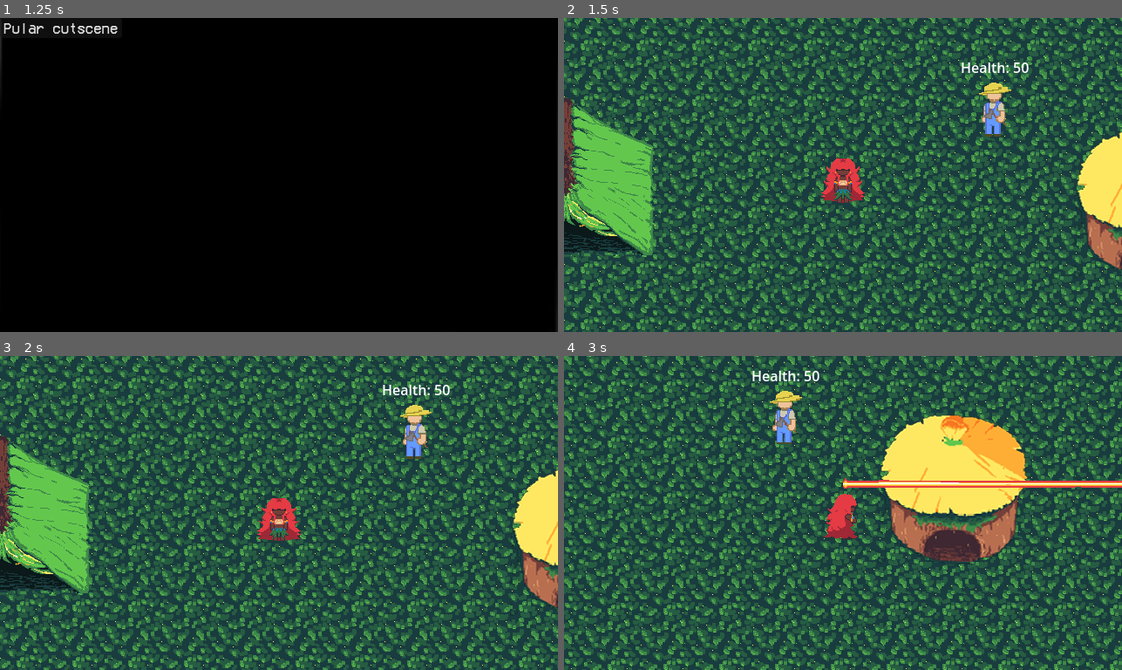
Above: before the commit, frames 1-4 (two rows, left to right).
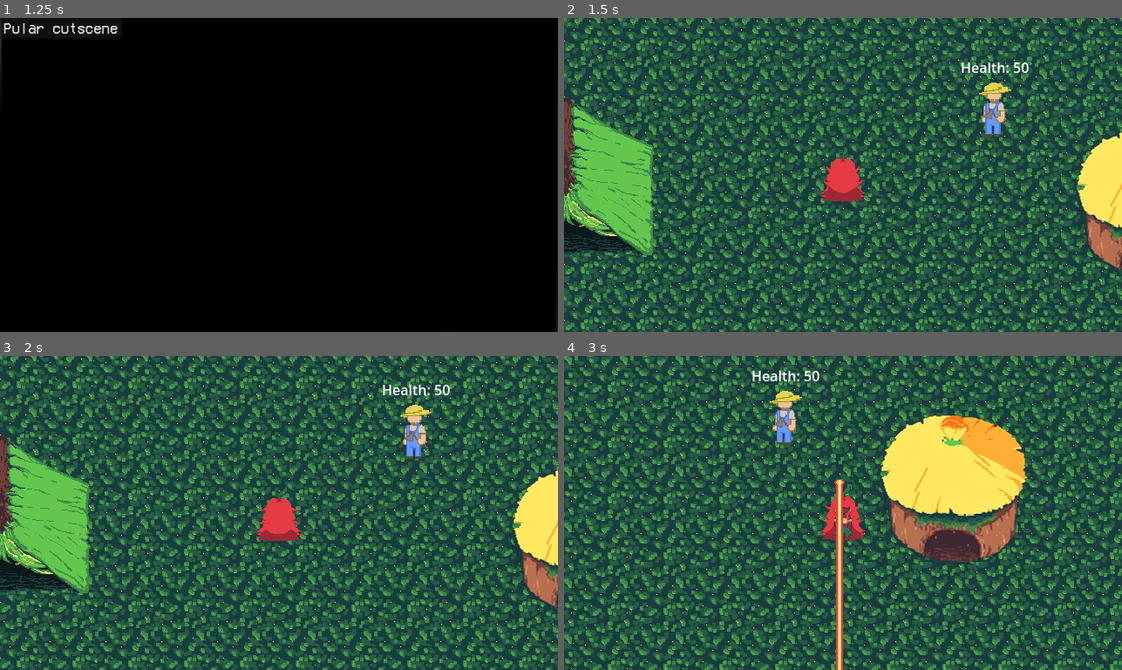
Above: after the commit, the same moments.

Repository: SamuelMTL/AmazonProject
Game: Godot game, scene res://scenes/MainMenuScene/MainMenu.tscn
Same seed, same stepped clock (60 frames per second), same inputs: the game is played once before the commit and once after it. Sound files missing from this copy of the repository are replaced by a short silence.
Inputs (mouse positions are in pixels of both pictures, inside the frame that each line leads up to):
- Up to frame 1 (1.25 s): click "Play" at 0.5 s
- Up to frame 2 (1.5 s): click "Pular cutscene" at 1.25 s
- Up to frame 3 (2 s): no input
- Up to frame 4 (3 s): move the mouse to (965, 497) at 2.02 s; hold Right (ui_right) 2.03-2.78 s; click (965, 497) at 2.1 s; move the mouse to (731, 528) at 2.77 s; hold Down (ui_down) from 2.78 s (still down); tap R (BoitataPower) at 2.85 s

Frame 1 is identical in both runs. In frame 2, 0.3% of the frame differs, in the area x 46-54%, y 48-59%; in frame 3, 0.3%; in frame 4, 2.2%, in the area x 46-100%, y 38-100%.

Commit message:
Animaiton tree working for run and idle

Diff:
--- a/amazonproject/Components/PlayerComponent/Jogador.tscn
+++ b/amazonproject/Components/PlayerComponent/Jogador.tscn
@@ -1,10 +1,12 @@
-[gd_scene load_steps=62 format=3 uid="uid://dcnpjpoqff5ms"]
+[gd_scene load_steps=86 format=3 uid="uid://dcnpjpoqff5ms"]
 
 [ext_resource type="Script" uid="uid://cleou08us5pwg" path="res://Components/PlayerComponent/jogador.gd" id="1_ivn2g"]
 [ext_resource type="Texture2D" uid="uid://cek0bdnfikeu5" path="res://assets/Caipora/CaiporaSpriteSheetAttack.png" id="1_k8qog"]
 [ext_resource type="Texture2D" uid="uid://2xxnc471fxsi" path="res://assets/Caipora/CaiporaSpriteSheetIdle.png" id="2_ivn2g"]
 [ext_resource type="Texture2D" uid="uid://b4j73yu74vjix" path="res://assets/Caipora/CaiporaSpriteSheetWalking.png" id="3_yhkxk"]
 [ext_resource type="Script" uid="uid://bem0xd4uw1g6g" path="res://Components/PlayerComponent/melee_attack_area.gd" id="5_yhkxk"]
+[ext_resource type="Script" uid="uid://djb7gwnbaiqhb" path="res://Components/PlayerComponent/player_animation_tree.gd" id="6_rl5ka"]
+[ext_resource type="AnimationNodeBlendSpace2D" uid="uid://jwgv8egywjbs" path="res://assets/Caipora/WalkingAnimation.tres" id="6_xqhm8"]
 
 [sub_resource type="AtlasTexture" id="AtlasTexture_7t6un"]
 atlas = ExtResource("1_k8qog")
@@ -444,12 +446,419 @@
 radius = 13.0
 height = 32.0
 
+[sub_resource type="Animation" id="Animation_xqhm8"]
+resource_name = "DownIdle"
+length = 0.1372
+loop_mode = 1
+tracks/0/type = "value"
+tracks/0/imported = false
+tracks/0/enabled = true
+tracks/0/path = NodePath("AnimatedSprite2D:animation")
+tracks/0/interp = 1
+tracks/0/loop_wrap = true
+tracks/0/keys = {
+"times": PackedFloat32Array(0),
+"transitions": PackedFloat32Array(1),
+"update": 1,
+"values": [&"DownIdle"]
+}
+tracks/1/type = "value"
+tracks/1/imported = false
+tracks/1/enabled = true
+tracks/1/path = NodePath("AnimatedSprite2D:frame")
+tracks/1/interp = 1
+tracks/1/loop_wrap = true
+tracks/1/keys = {
+"times": PackedFloat32Array(0, 0.0333333, 0.0666667, 0.1, 0.133333),
+"transitions": PackedFloat32Array(1, 1, 1, 1, 1),
+"update": 1,
+"values": [0, 1, 2, 3, 4]
+}
+
+[sub_resource type="Animation" id="Animation_rf7yw"]
+resource_name = "LeftIdle"
+length = 0.1372
+loop_mode = 1
+tracks/0/type = "value"
+tracks/0/imported = false
+tracks/0/enabled = true
+tracks/0/path = NodePath("AnimatedSprite2D:animation")
+tracks/0/interp = 1
+tracks/0/loop_wrap = true
+tracks/0/keys = {
+"times": PackedFloat32Array(0),
+"transitions": PackedFloat32Array(1),
+"update": 1,
+"values": [&"LeftIdle"]
+}
+tracks/1/type = "value"
+tracks/1/imported = false
+tracks/1/enabled = true
+tracks/1/path = NodePath("AnimatedSprite2D:frame")
+tracks/1/interp = 1
+tracks/1/loop_wrap = true
+tracks/1/keys = {
+"times": PackedFloat32Array(0, 0.0333333, 0.0666667, 0.1, 0.133333),
+"transitions": PackedFloat32Array(1, 1, 1, 1, 1),
+"update": 1,
+"values": [0, 1, 2, 3, 4]
+}
+
+[sub_resource type="Animation" id="Animation_rx686"]
+resource_name = "RightIdle"
+length = 0.1372
+loop_mode = 1
+tracks/0/type = "value"
+tracks/0/imported = false
+tracks/0/enabled = true
+tracks/0/path = NodePath("AnimatedSprite2D:animation")
+tracks/0/interp = 1
+tracks/0/loop_wrap = true
+tracks/0/keys = {
+"times": PackedFloat32Array(0),
+"transitions": PackedFloat32Array(1),
+"update": 1,
+"values": [&"RightIdle"]
+}
+tracks/1/type = "value"
+tracks/1/imported = false
+tracks/1/enabled = true
+tracks/1/path = NodePath("AnimatedSprite2D:frame")
+tracks/1/interp = 1
+tracks/1/loop_wrap = true
+tracks/1/keys = {
+"times": PackedFloat32Array(0, 0.0333333, 0.0666667, 0.1, 0.133333),
+"transitions": PackedFloat32Array(1, 1, 1, 1, 1),
+"update": 1,
+"values": [0, 1, 2, 3, 4]
+}
+
+[sub_resource type="Animation" id="Animation_d7yj0"]
+resource_name = "UpIdle"
+length = 0.1372
+loop_mode = 1
+tracks/0/type = "value"
+tracks/0/imported = false
+tracks/0/enabled = true
+tracks/0/path = NodePath("AnimatedSprite2D:animation")
+tracks/0/interp = 1
+tracks/0/loop_wrap = true
+tracks/0/keys = {
+"times": PackedFloat32Array(0),
+"transitions": PackedFloat32Array(1),
+"update": 1,
+"values": [&"UpIdle"]
+}
+tracks/1/type = "value"
+tracks/1/imported = false
+tracks/1/enabled = true
+tracks/1/path = NodePath("AnimatedSprite2D:frame")
+tracks/1/interp = 1
+tracks/1/loop_wrap = true
+tracks/1/keys = {
+"times": PackedFloat32Array(0, 0.0333333, 0.0666667, 0.1, 0.133333),
+"transitions": PackedFloat32Array(1, 1, 1, 1, 1),
+"update": 1,
+"values": [0, 1, 2, 3, 4]
+}
+
+[sub_resource type="Animation" id="Animation_vb6pl"]
+resource_name = "DownWalking"
+length = 0.1055
+loop_mode = 1
+tracks/0/type = "value"
+tracks/0/imported = false
+tracks/0/enabled = true
+tracks/0/path = NodePath("AnimatedSprite2D:animation")
+tracks/0/interp = 1
+tracks/0/loop_wrap = true
+tracks/0/keys = {
+"times": PackedFloat32Array(0),
+"transitions": PackedFloat32Array(1),
+"update": 1,
+"values": [&"DownWalking"]
+}
+tracks/1/type = "value"
+tracks/1/imported = false
+tracks/1/enabled = true
+tracks/1/path = NodePath("AnimatedSprite2D:frame")
+tracks/1/interp = 1
+tracks/1/loop_wrap = true
+tracks/1/keys = {
+"times": PackedFloat32Array(0, 0.0333333, 0.0666667, 0.1),
+"transitions": PackedFloat32Array(1, 1, 1, 1),
+"update": 1,
+"values": [0, 1, 2, 3]
+}
+
+[sub_resource type="Animation" id="Animation_v1653"]
+resource_name = "UpWalking"
+length = 0.1055
+loop_mode = 1
+tracks/0/type = "value"
+tracks/0/imported = false
+tracks/0/enabled = true
+tracks/0/path = NodePath("AnimatedSprite2D:animation")
+tracks/0/interp = 1
+tracks/0/loop_wrap = true
+tracks/0/keys = {
+"times": PackedFloat32Array(0),
+"transitions": PackedFloat32Array(1),
+"update": 1,
+"values": [&"UpWalking"]
+}
+tracks/1/type = "value"
+tracks/1/imported = false
+tracks/1/enabled = true
+tracks/1/path = NodePath("AnimatedSprite2D:frame")
+tracks/1/interp = 1
+tracks/1/loop_wrap = true
+tracks/1/keys = {
+"times": PackedFloat32Array(0, 0.0333333, 0.0666667, 0.1),
+"transitions": PackedFloat32Array(1, 1, 1, 1),
+"update": 1,
+"values": [0, 1, 2, 3]
+}
+
+[sub_resource type="Animation" id="Animation_entp2"]
+resource_name = "LeftWalking"
+length = 0.1055
+loop_mode = 1
+tracks/0/type = "value"
+tracks/0/imported = false
+tracks/0/enabled = true
+tracks/0/path = NodePath("AnimatedSprite2D:animation")
+tracks/0/interp = 1
+tracks/0/loop_wrap = true
+tracks/0/keys = {
+"times": PackedFloat32Array(0),
+"transitions": PackedFloat32Array(1),
+"update": 1,
+"values": [&"LeftWalking"]
+}
+tracks/1/type = "value"
+tracks/1/imported = false
+tracks/1/enabled = true
+tracks/1/path = NodePath("AnimatedSprite2D:frame")
+tracks/1/interp = 1
+tracks/1/loop_wrap = true
+tracks/1/keys = {
+"times": PackedFloat32Array(0, 0.0333333, 0.0666667, 0.1),
+"transitions": PackedFloat32Array(1, 1, 1, 1),
+"update": 1,
+"values": [0, 1, 2, 3]
+}
+
+[sub_resource type="Animation" id="Animation_6nj7s"]
+resource_name = "RightWalking"
+length = 0.1055
+loop_mode = 1
+tracks/0/type = "value"
+tracks/0/imported = false
+tracks/0/enabled = true
+tracks/0/path = NodePath("AnimatedSprite2D:animation")
+tracks/0/interp = 1
+tracks/0/loop_wrap = true
+tracks/0/keys = {
+"times": PackedFloat32Array(0),
+"transitions": PackedFloat32Array(1),
+"update": 1,
+"values": [&"RightWalking"]
+}
+tracks/1/type = "value"
+tracks/1/imported = false
+tracks/1/enabled = true
+tracks/1/path = NodePath("AnimatedSprite2D:frame")
+tracks/1/interp = 1
+tracks/1/loop_wrap = true
+tracks/1/keys = {
+"times": PackedFloat32Array(0, 0.0333333, 0.0666667, 0.1),
+"transitions": PackedFloat32Array(1, 1, 1, 1),
+"update": 1,
+"values": [0, 1, 2, 3]
+}
+
+[sub_resource type="Animation" id="Animation_tdvvw"]
+resource_name = "RightAttacking"
+length = 0.1055
+loop_mode = 1
+tracks/0/type = "value"
+tracks/0/imported = false
+tracks/0/enabled = true
+tracks/0/path = NodePath("AnimatedSprite2D:animation")
+tracks/0/interp = 1
+tracks/0/loop_wrap = true
+tracks/0/keys = {
+"times": PackedFloat32Array(0),
+"transitions": PackedFloat32Array(1),
+"update": 1,
+"values": [&"RightAttacking"]
+}
+tracks/1/type = "value"
+tracks/1/imported = false
+tracks/1/enabled = true
+tracks/1/path = NodePath("AnimatedSprite2D:frame")
+tracks/1/interp = 1
+tracks/1/loop_wrap = true
+tracks/1/keys = {
+"times": PackedFloat32Array(0, 0.0333333, 0.0666667, 0.1),
+"transitions": PackedFloat32Array(1, 1, 1, 1),
+"update": 1,
+"values": [0, 1, 2, 3]
+}
+
+[sub_resource type="Animation" id="Animation_3muab"]
+resource_name = "LeftAttacking"
+length = 0.1055
+loop_mode = 1
+tracks/0/type = "value"
+tracks/0/imported = false
+tracks/0/enabled = true
+tracks/0/path = NodePath("AnimatedSprite2D:animation")
+tracks/0/interp = 1
+tracks/0/loop_wrap = true
+tracks/0/keys = {
+"times": PackedFloat32Array(0),
+"transitions": PackedFloat32Array(1),
+"update": 1,
+"values": [&"LeftAttacking"]
+}
+tracks/1/type = "value"
+tracks/1/imported = false
+tracks/1/enabled = true
+tracks/1/path = NodePath("AnimatedSprite2D:frame")
+tracks/1/interp = 1
+tracks/1/loop_wrap = true
+tracks/1/keys = {
+"times": PackedFloat32Array(0, 0.0333333, 0.0666667, 0.1),
+"transitions": PackedFloat32Array(1, 1, 1, 1),
+"update": 1,
+"values": [0, 1, 2, 3]
+}
+
+[sub_resource type="Animation" id="Animation_inmwx"]
+resource_name = "UpAttacking"
+length = 0.1055
+loop_mode = 1
+tracks/0/type = "value"
+tracks/0/imported = false
+tracks/0/enabled = true
+tracks/0/path = NodePath("AnimatedSprite2D:animation")
+tracks/0/interp = 1
+tracks/0/loop_wrap = true
+tracks/0/keys = {
+"times": PackedFloat32Array(0),
+"transitions": PackedFloat32Array(1),
+"update": 1,
+"values": [&"UpAttacking"]
+}
+tracks/1/type = "value"
+tracks/1/imported = false
+tracks/1/enabled = true
+tracks/1/path = NodePath("AnimatedSprite2D:frame")
+tracks/1/interp = 1
+tracks/1/loop_wrap = true
+tracks/1/keys = {
+"times": PackedFloat32Array(0, 0.0333333, 0.0666667, 0.1),
+"transitions": PackedFloat32Array(1, 1, 1, 1),
+"update": 1,
+"values": [0, 1, 2, 3]
+}
+
+[sub_resource type="Animation" id="Animation_4et5c"]
+resource_name = "DownAttacking"
+length = 0.1055
+loop_mode = 1
+tracks/0/type = "value"
+tracks/0/imported = false
+tracks/0/enabled = true
+tracks/0/path = NodePath("AnimatedSprite2D:animation")
+tracks/0/interp = 1
+tracks/0/loop_wrap = true
+tracks/0/keys = {
+"times": PackedFloat32Array(0),
+"transitions": PackedFloat32Array(1),
+"update": 1,
+"values": [&"DownAttacking"]
+}
+tracks/1/type = "value"
+tracks/1/imported = false
+tracks/1/enabled = true
+tracks/1/path = NodePath("AnimatedSprite2D:frame")
+tracks/1/interp = 1
+tracks/1/loop_wrap = true
+tracks/1/keys = {
+"times": PackedFloat32Array(0, 0.0333333, 0.0666667, 0.1),
+"transitions": PackedFloat32Array(1, 1, 1, 1),
+"update": 1,
+"values": [0, 1, 2, 3]
+}
+
+[sub_resource type="AnimationLibrary" id="AnimationLibrary_ao5sk"]
+_data = {
+&"DownAttacking": SubResource("Animation_4et5c"),
+&"DownIdle": SubResource("Animation_xqhm8"),
+&"DownWalking": SubResource("Animation_vb6pl"),
+&"LeftAttacking": SubResource("Animation_3muab"),
+&"LeftIdle": SubResource("Animation_rf7yw"),
+&"LeftWalking": SubResource("Animation_entp2"),
+&"RightAttacking": SubResource("Animation_tdvvw"),
+&"RightIdle": SubResource("Animation_rx686"),
+&"RightWalking": SubResource("Animation_6nj7s"),
+&"UpAttacking": SubResource("Animation_inmwx"),
+&"UpIdle": SubResource("Animation_d7yj0"),
+&"UpWalking": SubResource("Animation_v1653")
+}
+
+[sub_resource type="AnimationNodeAnimation" id="AnimationNodeAnimation_rf7yw"]
+animation = &"UpIdle"
+
+[sub_resource type="AnimationNodeAnimation" id="AnimationNodeAnimation_rx686"]
+animation = &"DownIdle"
+
+[sub_resource type="AnimationNodeAnimation" id="AnimationNodeAnimation_d7yj0"]
+animation = &"RightIdle"
+
+[sub_resource type="AnimationNodeAnimation" id="AnimationNodeAnimation_vb6pl"]
+animation = &"LeftIdle"
+
+[sub_resource type="AnimationNodeBlendSpace2D" id="AnimationNodeBlendSpace2D_v1653"]
+blend_point_0/node = SubResource("AnimationNodeAnimation_rf7yw")
+blend_point_0/pos = Vector2(0, -1)
+blend_point_1/node = SubResource("AnimationNodeAnimation_rx686")
+blend_point_1/pos = Vector2(0, 1)
+blend_point_2/node = SubResource("AnimationNodeAnimation_d7yj0")
+blend_point_2/pos = Vector2(1, 0)
+blend_point_3/node = SubResource("AnimationNodeAnimation_vb6pl")
+blend_point_3/pos = Vector2(-1, 0)
+blend_mode = 2
+
+[sub_resource type="AnimationNodeStateMachineTransition" id="AnimationNodeStateMachineTransition_entp2"]
+advance_mode = 2
+
+[sub_resource type="AnimationNodeStateMachineTransition" id="AnimationNodeStateMachineTransition_6nj7s"]
+advance_mode = 2
+advance_condition = &"idle"
+
+[sub_resource type="AnimationNodeStateMachineTransition" id="AnimationNodeStateMachineTransition_tdvvw"]
+advance_mode = 2
+advance_condition = &"run"
+
+[sub_resource type="AnimationNodeStateMachine" id="AnimationNodeStateMachine_3muab"]
+states/Idle/node = SubResource("AnimationNodeBlendSpace2D_v1653")
+states/Idle/position = Vector2(397.578, 140.5)
+states/Walking/node = ExtResource("6_xqhm8")
+states/Walking/position = Vector2(398.281, 6.5)
+transitions = ["Start", "Walking", SubResource("AnimationNodeStateMachineTransition_entp2"), "Walking", "Idle", SubResource("AnimationNodeStateMachineTransition_6nj7s"), "Idle", "Walking", SubResource("AnimationNodeStateMachineTransition_tdvvw")]
+graph_offset = Vector2(-14.8949, -41.9174)
+
 [node name="Jogador" type="CharacterBody2D" groups=["Player"]]
 script = ExtResource("1_ivn2g")
 
 [node name="AnimatedSprite2D" type="AnimatedSprite2D" parent="."]
 sprite_frames = SubResource("SpriteFrames_xqhm8")
-animation = &"DownAttacking"
+animation = &"DownIdle"
+frame = 1
 
 [node name="DashTimer" type="Timer" parent="."]
 wait_time = 0.16
@@ -473,6 +882,23 @@
 show_behind_parent = true
 position = Vector2(0, 17)
 shape = SubResource("CapsuleShape2D_rl5ka")
+
+[node name="AnimationPlayer" type="AnimationPlayer" parent="."]
+libraries = {
+&"": SubResource("AnimationLibrary_ao5sk")
+}
+
+[node name="AnimationTree" type="AnimationTree" parent="."]
+tree_root = SubResource("AnimationNodeStateMachine_3muab")
+anim_player = NodePath("../AnimationPlayer")
+parameters/conditions/idle = false
+parameters/conditions/run = false
+parameters/Idle/blend_position = Vector2(-0.00330395, 0.553571)
+parameters/Walking/blend_position = Vector2(0, 0)
+
+[node name="PlayerAnimation" type="Node2D" parent="." node_paths=PackedStringArray("animation_tree")]
+script = ExtResource("6_rl5ka")
+animation_tree = NodePath("../AnimationTree")
 
 [connection signal="timeout" from="DashTimer" to="." method="_on_dash_timer_timeout"]
 [connection signal="timeout" from="DashCooldown" to="." method="_on_dash_cooldown_timeout"]
--- a/amazonproject/Components/PlayerComponent/jogador.gd
+++ b/amazonproject/Components/PlayerComponent/jogador.gd
@@ -1,7 +1,7 @@
 class_name Player
 extends CharacterBody2D
 
-@onready var animations = $AnimatedSprite2D
+
 @onready var attack_timer : Timer = $AttackCooldown
 
 @export var speed: float = 150
@@ -43,7 +43,6 @@
 
 func _physics_process(delta):
 	handle_input()
-	update_animation()
 	move_and_slide()
 
 	if fire_trail_active and velocity != Vector2.ZERO:
@@ -94,48 +93,6 @@
 func player_dash(direction: Vector2):
 	velocity = direction.normalized() * DASH_SPEED
 
-func update_animation():
-	if is_attacking:
-		match last_direction:
-			"right":
-				if animations.animation != "RightAttacking":
-					animations.play("RightAttacking")
-			"left":
-				if animations.animation != "LeftAttacking":
-					animations.play("LeftAttacking")
-			"down":
-				if animations.animation != "DownAttacking":
-					animations.play("DownAttacking")
-			"up":
-				if animations.animation != "UpAttacking":
-					animations.play("UpAttacking")
-
-	elif velocity == Vector2.ZERO:
-
-		match last_direction:
-			"right":
-				animations.play("RightIdle")
-			"left":
-				animations.play("LeftIdle")
-			"down":
-				animations.play("DownIdle")
-			"up":
-				animations.play("UpIdle")
-
-	else:
-		if velocity.x > 0:
-			animations.play("LeftWalking")
-			last_direction = "right"
-		elif velocity.x < 0:
-			animations.play("RightWalking")
-			last_direction = "left"
-		elif velocity.y > 0:
-			animations.play("DownWalking")
-			last_direction = "down"
-		else:
-			animations.play("UpWalking")
-			last_direction = "up"
-
 func activate_curupira_power():
 	if not can_use_fire_trail:
 		return
--- /dev/null
+++ b/amazonproject/Components/PlayerComponent/player_animation_tree.gd
@@ -0,0 +1,21 @@
+extends Node2D
+
+@export var animation_tree: AnimationTree
+@onready var player: Player = get_owner()
+
+var last_facing_direction:= Vector2(0, -1)
+
+func _physics_process(delta: float) -> void:
+
+	var idle = !player.velocity
+
+	if !idle:
+		last_facing_direction = player.velocity.normalized()
+
+	animation_tree.set("parameters/conditions/run", !idle)
+	animation_tree.set("parameters/conditions/idle", idle)
+
+	animation_tree.set("parameters/Walking/blend_position", last_facing_direction)
+	animation_tree.set("parameters/Idle/blend_position", last_facing_direction)
+
+	pass
--- /dev/null
+++ b/amazonproject/assets/Caipora/WalkingAnimation.tres
@@ -0,0 +1,25 @@
+[gd_resource type="AnimationNodeBlendSpace2D" load_steps=5 format=3 uid="uid://jwgv8egywjbs"]
+
+[sub_resource type="AnimationNodeAnimation" id="AnimationNodeAnimation_j3xv7"]
+animation = &"UpWalking"
+
+[sub_resource type="AnimationNodeAnimation" id="AnimationNodeAnimation_bv2df"]
+animation = &"DownWalking"
+
+[sub_resource type="AnimationNodeAnimation" id="AnimationNodeAnimation_p41k5"]
+animation = &"RightWalking"
+
+[sub_resource type="AnimationNodeAnimation" id="AnimationNodeAnimation_k63so"]
+animation = &"LeftWalking"
+
+[resource]
+blend_point_0/node = SubResource("AnimationNodeAnimation_j3xv7")
+blend_point_0/pos = Vector2(0, -1)
+blend_point_1/node = SubResource("AnimationNodeAnimation_bv2df")
+blend_point_1/pos = Vector2(0, 1)
+blend_point_2/node = SubResource("AnimationNodeAnimation_p41k5")
+blend_point_2/pos = Vector2(-1, 0)
+blend_point_3/node = SubResource("AnimationNodeAnimation_k63so")
+blend_point_3/pos = Vector2(1, 0)
+max_space = Vector2(1, 1.11)
+blend_mode = 2
Not shown, added: amazonproject/Components/PlayerComponent/player_animation_tree.gd.uid
